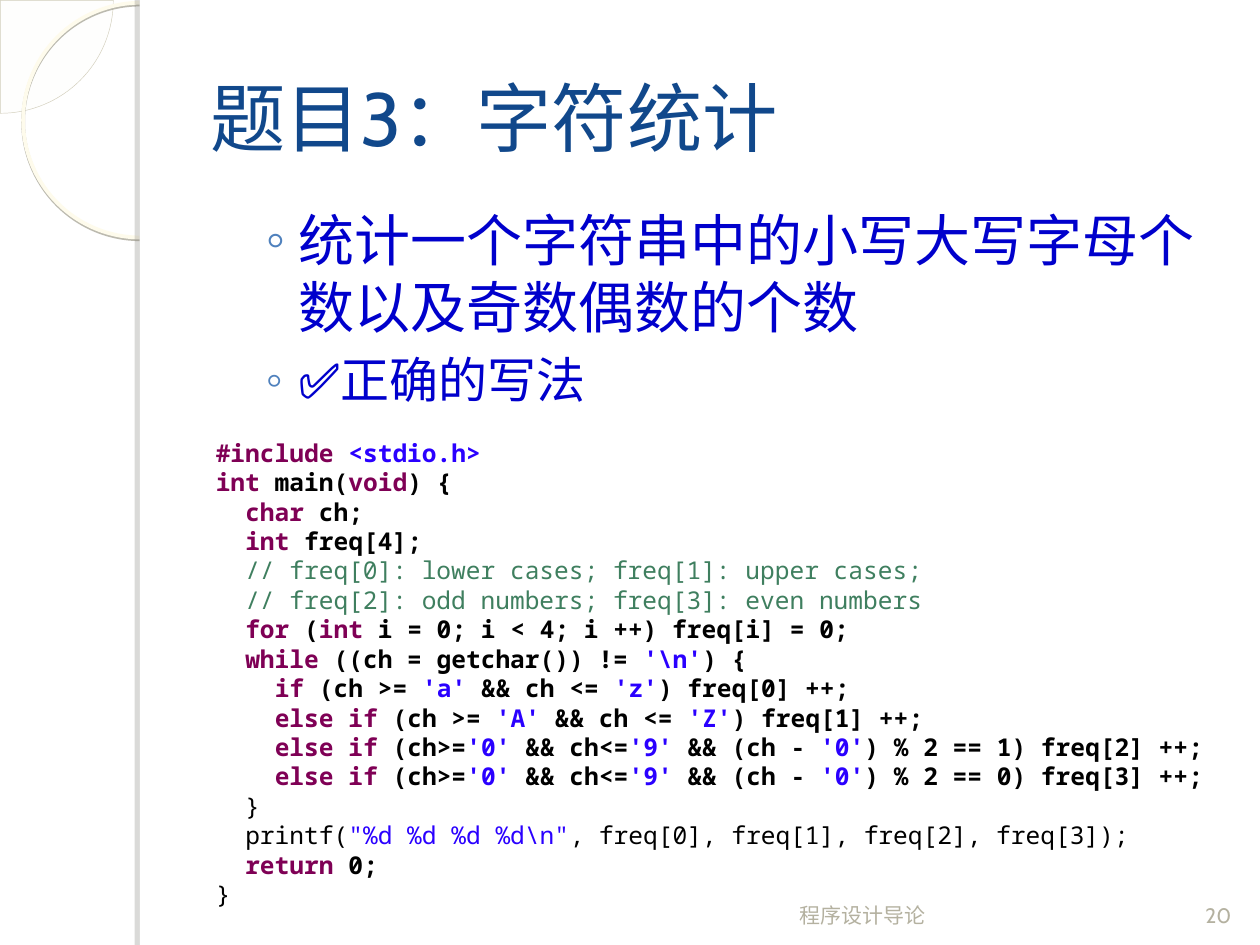
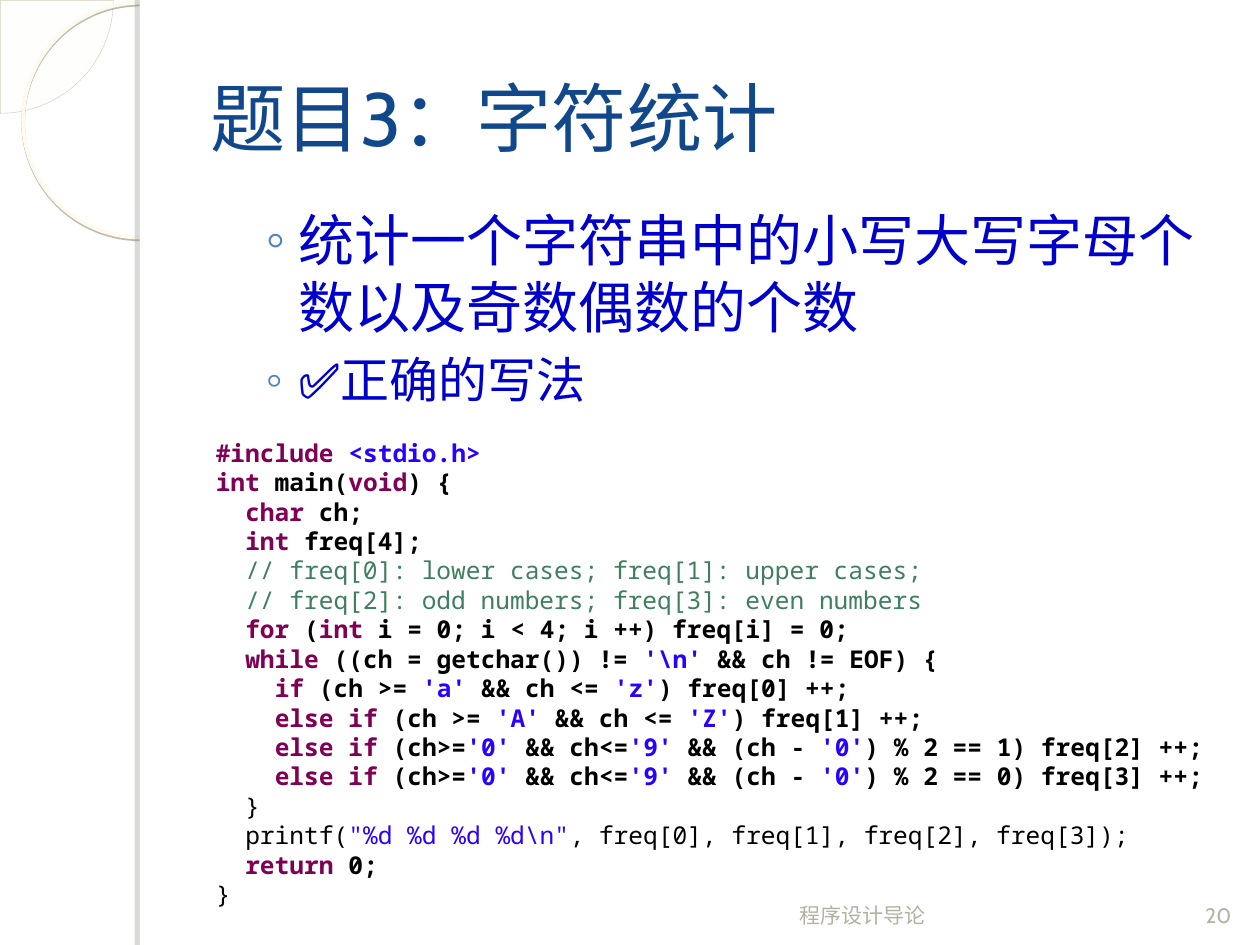
Before and after one commit to fanju1984/introduction-to-programming, a slide deck: slide 20 of introduction-to-programming/slides/Dis02.ppt. Drawn at 1260x945 pixels with LibreOffice and Linux fonts; fonts in the diff are those of the drawing; background and template pictures are left out. Boxes give left, top, right and bottom in pixels: in the first picture for what was removed or moved away, otherwise in the second. Text is boxed around its words. In the diff, an @@ line names an element or a change of style, - is before the commit and + after.

Commit message:
Updated Diz02

```diff
--- a/introduction-to-programming/slides/Dis02.ppt
+++ b/introduction-to-programming/slides/Dis02.ppt
@@ text at (x1=245, y1=649, x2=908, y2=674): text changed @@
-while ((ch = getchar()) != '\n') {
+while ((ch = getchar()) != '\n' && ch != EOF) {
```
Also in this commit, not shown: 1 other slide changed.
